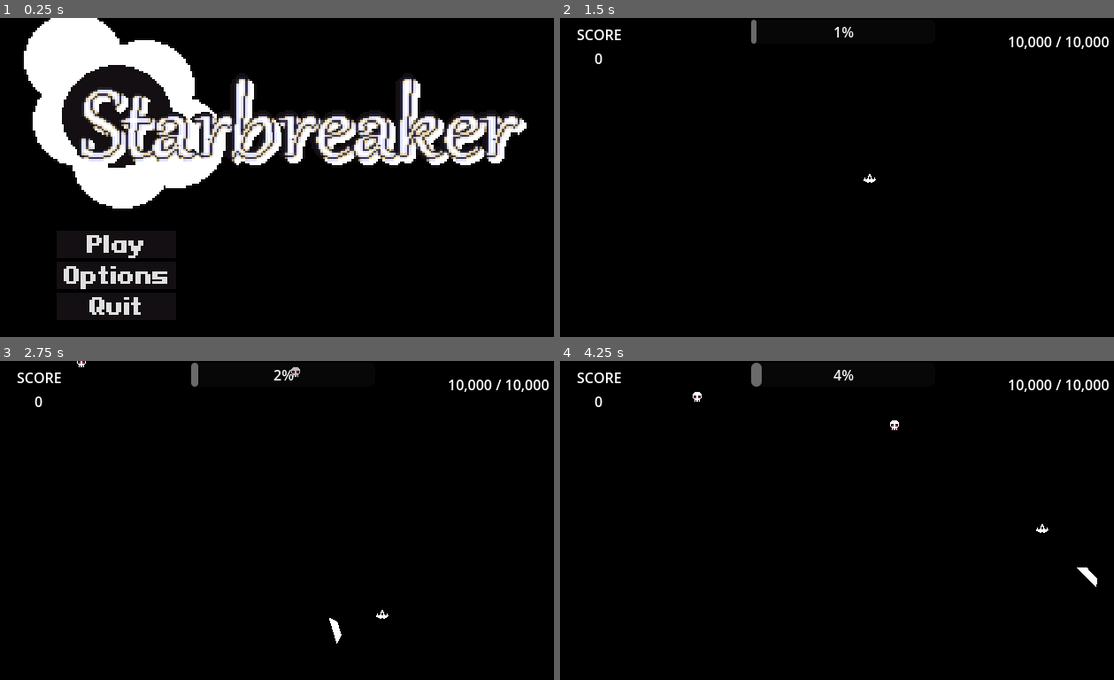
Above: before the commit, frames 1-4 (two rows, left to right).
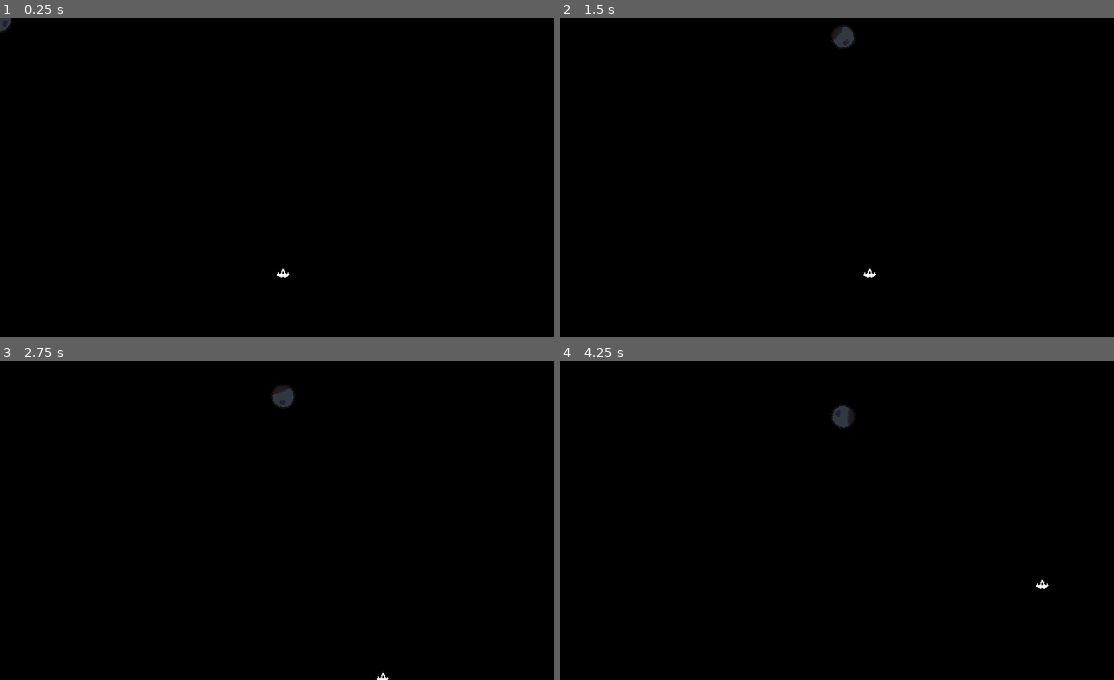
Above: after the commit, the same moments.

Repository: Middoyu/Starbreaker
Game: Godot game, scene res://Game Folder/main_manager.tscn
Same seed, same stepped clock (60 frames per second), same inputs: the game is played once before the commit and once after it. Sound files missing from this copy of the repository are replaced by a short silence.
Inputs (mouse positions are in pixels of both pictures, inside the frame that each line leads up to):
- Up to frame 1 (0.25 s): no input
- Up to frame 2 (1.5 s): click (676, 244) at 0.5 s, where only the run before the commit has a clickable "Play"; tap Enter (ui_accept) at 1.25 s; move the mouse to (969, 161) at 1.27 s; hold Right (ui_right) from 1.28 s (still down); tap C (breaker) at 1.35 s
- Up to frame 3 (2.75 s): tap Enter (ui_accept) at 1.52, 2.27 s; move the mouse to (171, 536) at 2.02 s; release Right (ui_right) at 2.03 s; hold Down (ui_down) from 2.03 s (still down); click (171, 536) at 2.1 s
- Up to frame 4 (4.25 s): move the mouse to (897, 450) at 2.77 s; release Down (ui_down) at 2.78 s; hold Right (ui_right) 2.78-3.53 s; right-click (897, 450) at 2.85 s; move the mouse to (814, 584) at 3.52 s; hold Up (ui_up) from 3.53 s (still down); tap E (utility) at 3.6 s; tap Enter (ui_accept) at 3.77 s

The runs differ from the first frame. In frame 1, 21% of the frame differs, in the area x 0-96%, y 0-94%; in frame 2, 0.8%; in frame 3, 1.0%; in frame 4, 1.1%.
Error in both runs: Invalid call. Nonexistent function 'action' in base 'Node (Player.tscn::GDScript_0bcgs)'. (res://Game)

Commit message:
0.0.35
- Conversion to Godot 4.3
- Added Gas Comets
- Added Music
- Updates to "Databox" code.

Diff:
--- a/Game Folder/game_assets/Enemies/Tres-2B/Skele-Shot/enemy.tscn
+++ b/Game Folder/game_assets/Enemies/Tres-2B/Skele-Shot/enemy.tscn
@@ -1,10 +1,10 @@
 [gd_scene load_steps=133 format=3 uid="uid://dfepk5fmqyutd"]
 
-[ext_resource type="Texture2D" uid="uid://cqexw4iganr5g" path="res://Game Folder/game_assets/Enemies/Tres-2B/Skele-Shot/default.png" id="1_0ue7q"]
+[ext_resource type="Texture2D" uid="uid://cqexw4iganr5g" path="res://Game Folder/game_assets/Enemies/Tres-2B/Skele-Shot/Sprites/default.png" id="1_0ue7q"]
 [ext_resource type="Script" path="res://Game Folder/game_components/collision_component/Databox/databox.gd" id="2_7osdy"]
 [ext_resource type="PackedScene" uid="uid://c0qsib2m70nmv" path="res://Game Folder/game_components/entity_components/State Machine/stagemachine_parent.tscn" id="2_lgqps"]
 [ext_resource type="Texture2D" uid="uid://dbbqmmjmjk5an" path="res://Game Folder/game_assets/Enemies/Tres-2B/Skele-Shot/Sprites/enemydeath1.png" id="2_mn2tl"]
-[ext_resource type="Texture2D" uid="uid://dl5sswr4mja0" path="res://Game Folder/game_assets/Enemies/Tres-2B/Skele-Shot/hit.png" id="2_vrino"]
+[ext_resource type="Texture2D" uid="uid://dl5sswr4mja0" path="res://Game Folder/game_assets/Enemies/Tres-2B/Skele-Shot/Sprites/hit.png" id="2_vrino"]
 
 [sub_resource type="GDScript" id="GDScript_vvde2"]
 script/source = "extends Enemy
--- a/Game Folder/game_assets/Menus/MainMenu/BASE/mainmenu.tscn
+++ b/Game Folder/game_assets/Menus/MainMenu/BASE/mainmenu.tscn
@@ -9,7 +9,6 @@
 script/source = "extends Node2D
 @onready var main_menu = $MainMenu
 @onready var options_menu = $Options
-
 
 
 func play_pressed() -> void:
--- a/Game Folder/game_assets/Player/Main/Player.tscn
+++ b/Game Folder/game_assets/Player/Main/Player.tscn
@@ -1012,7 +1012,7 @@
 [sub_resource type="GDScript" id="GDScript_4ckef"]
 resource_name = "primaryweaponscript"
 script/source = "extends WeaponBase
-@export var firerate := 0.1
+@export var firerate := 0.08
 @onready var bullet_pos = 1
 @export var right_pos = Vector2(5.5, -0.6)
 @export var left_pos = Vector2(-5.5, -0.6)
@@ -1047,9 +1047,6 @@
 			bullet_pos = 1
 
 func effects():
-	if is_instance_valid(global.camera):
-		var camera = global.camera as juicycamera_component
-		camera.shake(1)
 	firing_sfx.play()
 "
 
@@ -1057,7 +1054,6 @@
 random_pitch = 1.1
 streams_count = 1
 stream_0/stream = ExtResource("5_f5jtw")
-stream_0/weight = 1.0
 
 [sub_resource type="GDScript" id="GDScript_ld5h1"]
 resource_name = "secondaries"
--- a/Game Folder/game_assets/Player/Primary/Base/testbullet.tscn
+++ b/Game Folder/game_assets/Player/Primary/Base/testbullet.tscn
@@ -25,7 +25,7 @@
 
 [sub_resource type="Animation" id="Animation_se65j"]
 resource_name = "spawn-anim"
-length = 0.2
+length = 0.1
 step = 0.05
 tracks/0/type = "value"
 tracks/0/imported = false
@@ -34,7 +34,7 @@
 tracks/0/interp = 1
 tracks/0/loop_wrap = true
 tracks/0/keys = {
-"times": PackedFloat32Array(0, 0.1, 0.2),
+"times": PackedFloat32Array(0, 0.05, 0.1),
 "transitions": PackedFloat32Array(1, 1, 1),
 "update": 0,
 "values": [Vector2(0, 0), Vector2(1.3, 1.3), Vector2(1, 1)]
--- a/Game Folder/game_assets/Stages/0 - ProtoZone/ProtoZone.tscn
+++ b/Game Folder/game_assets/Stages/0 - ProtoZone/ProtoZone.tscn
@@ -1,6 +1,6 @@
 [gd_scene load_steps=11 format=3 uid="uid://dkvxr10sg8n2a"]
 
-[ext_resource type="AudioStream" uid="uid://ccg5a62soyu8i" path="res://Game Folder/game_assets/Stages/0 - ProtoZone/MUSIC/protozone_theme.wav" id="1_dwpjp"]
+[ext_resource type="AudioStream" uid="uid://ccg5a62soyu8i" path="res://Game Folder/game_assets/Stages/0 - ProtoZone/Music/protozone_theme.wav" id="1_dwpjp"]
 [ext_resource type="PackedScene" uid="uid://cr5lkcdqqb78g" path="res://Game Folder/game_components/camera_component/Camera/camera_base.tscn" id="1_qus8j"]
 [ext_resource type="PackedScene" uid="uid://dju5f2wa2fucv" path="res://Game Folder/game_assets/Player/Main/Player.tscn" id="3_4psp2"]
 [ext_resource type="PackedScene" uid="uid://5lh8eipbj0c6" path="res://Game Folder/game_assets/Player/HUD/hud.tscn" id="5_n4xl8"]
@@ -161,4 +161,6 @@
 
 [node name="Audio" type="AudioStreamPlayer" parent="."]
 
+[node name="AudioStreamPlayer" type="AudioStreamPlayer" parent="."]
+
 [editable path="HUD"]
--- a/Game Folder/game_assets/Stages/00 - BASE/base_stage_script.gd
+++ b/Game Folder/game_assets/Stages/00 - BASE/base_stage_script.gd
@@ -5,8 +5,10 @@
 const WALL_COLLISIONS = preload("res://Game Folder/game_assets/Stages/00 - BASE/lvl_manager/walls/wall_collisions.tscn")
 
 # Music variables
-@export var music_WAV : AudioStreamWAV
+@export var default_music_WAV : AudioStreamWAV
+@export var hardmode_music_WAV : AudioStreamWAV
 @onready var music_player = AudioStreamPlayer.new()
+var audio_time = null
 
 # Enemy spawner variables
 @export var enemy_list : Dictionary = {
@@ -20,6 +22,8 @@
 # Boss Variables
 var is_boss_active = false
 
+@export var player_starting_position := Vector2.ZERO
+
 func add_wall_collision():
 	var i = WALL_COLLISIONS.instantiate()
 	add_child(i)
@@ -28,9 +32,13 @@
 	var i = LVL_MANAGER
 	i.instantiate()
 	global.current_stage = self
-	mainloop_setup()
 	music_setup()
 	add_wall_collision()
+	global.player.global_position = player_starting_position
+
+func _process(delta: float) -> void:
+	if is_instance_valid(default_music_WAV):
+		audio_time = music_player.get_playback_position()
 
 func mainloop_setup():
 	add_child(enemy_spawn_timer)
@@ -60,10 +68,14 @@
 
 	add_child(enemy_int)
 
+func sync_music():
+	if audio_time != null:
+		audio_time = round(audio_time * 10) / 10
+
 func music_setup():
-	if is_instance_valid(music_WAV):
+	if is_instance_valid(default_music_WAV):
 		add_child(music_player)
-		music_player.stream = music_WAV
+		music_player.stream = default_music_WAV
 		music_player.volume_db = -14
 		music_player.reparent(global.main_manager)
 		global.music_player = music_player
--- /dev/null
+++ b/Game Folder/game_assets/Stages/01 - Tres-2B/Obstacles/Gas Comets/Base/Gas Comets.tscn
@@ -0,0 +1,113 @@
+[gd_scene load_steps=7 format=3 uid="uid://tmv7qtq62kb6"]
+
+[ext_resource type="Script" path="res://Game Folder/game_components/collision_component/Databox/databox.gd" id="1_343ls"]
+[ext_resource type="Texture2D" uid="uid://fll005ijx1el" path="res://Game Folder/game_assets/Stages/01 - Tres-2B/Obstacles/Sprites/comet.png" id="2_0ja1j"]
+
+[sub_resource type="GDScript" id="GDScript_torgt"]
+resource_name = "cometscript"
+script/source = "extends Entity
+@onready var sprite: Sprite2D = $Placeholder_Sprite
+@onready var gas_hitbox: Databox = $Gas/GasHitbox
+@onready var hurtbox: Databox = $Hurtbox
+@onready var gas: GPUParticles2D = $Gas
+
+@export var fall_speed = 15
+@export var gas_duration = 3.5
+@export var target = null
+@export var sprite_rotation_amount = 5.5
+@onready var player_x_position : float = 0.0
+
+func _ready() -> void:
+	await get_tree().create_timer(0.4).timeout
+	get_player_y()
+
+
+func rotate_sprite(delta):
+	sprite.rotate(sprite_rotation_amount * delta)
+
+func get_player_y():
+	if global.player:
+		target = global.player
+		player_x_position = target.global_position.x
+		global_position.x = player_x_position
+	else:
+		global_position.x = get_global_mouse_position().x
+
+func _physics_process(delta: float) -> void:
+	rotate_sprite(delta)
+	global_position.y += fall_speed * delta
+
+
+func pteam_hurtbox_entered(area: Databox) -> void:
+	area.take_damage(gas_hitbox)
+	gas_hitbox.is_disabled = true
+	await get_tree().create_timer(0.08, true, true, false).timeout
+	gas_hitbox.is_disabled = false
+func eteam_hurtbox_entered(area: Databox) -> void:
+	area.take_damage(gas_hitbox)
+	gas_hitbox.is_disabled = true
+	await get_tree().create_timer(0.08, true, true, false).timeout
+	gas_hitbox.is_disabled = false
+
+func on_parent_death(colliding_hitbox: Variant, damage_taken: Variant) -> void:
+	hurtbox.is_disabled = true
+	sprite.hide()
+	gas_hitbox.is_disabled = false
+	gas.emitting = true
+	fall_speed = 0
+"
+
+[sub_resource type="CircleShape2D" id="CircleShape2D_ime8v"]
+radius = 15.0
+
+[sub_resource type="ParticleProcessMaterial" id="ParticleProcessMaterial_k6y62"]
+particle_flag_disable_z = true
+emission_shape_scale = Vector3(32, 32, 1)
+emission_shape = 1
+emission_sphere_radius = 1.0
+gravity = Vector3(0, -1, 0)
+color = Color(1, 1, 0, 0.588235)
+
+[sub_resource type="CircleShape2D" id="CircleShape2D_kooud"]
+radius = 25.0
+
+[node name="Gas Comet" type="CharacterBody2D"]
+motion_mode = 1
+script = SubResource("GDScript_torgt")
+
+[node name="Hurtbox" type="Area2D" parent="." node_paths=PackedStringArray("parent")]
+script = ExtResource("1_343ls")
+parent = NodePath("..")
+team_affiliation = "EnemyTeam"
+databox_type = "Hurtbox"
+max_health = 500
+recieves_knockback = false
+is_knockback_forced_upwards = false
+
+[node name="Collision" type="CollisionShape2D" parent="Hurtbox"]
+shape = SubResource("CircleShape2D_ime8v")
+
+[node name="Placeholder_Sprite" type="Sprite2D" parent="."]
+texture = ExtResource("2_0ja1j")
+
+[node name="Gas" type="GPUParticles2D" parent="."]
+emitting = false
+amount = 500
+process_material = SubResource("ParticleProcessMaterial_k6y62")
+lifetime = 0.08
+fixed_fps = 60
+interp_to_end = 1.0
+
+[node name="GasHitbox" type="Area2D" parent="Gas" node_paths=PackedStringArray("parent")]
+script = ExtResource("1_343ls")
+parent = NodePath("../..")
+is_disabled = true
+damage = 5.0
+knockback_stun_duration = 0.1
+
+[node name="Collision" type="CollisionShape2D" parent="Gas/GasHitbox"]
+shape = SubResource("CircleShape2D_kooud")
+
+[connection signal="on_parent_death" from="Hurtbox" to="." method="on_parent_death"]
+[connection signal="EnemyTeamHurtbox_entered" from="Gas/GasHitbox" to="." method="eteam_hurtbox_entered"]
+[connection signal="PlayerTeamHurtbox_entered" from="Gas/GasHitbox" to="." method="pteam_hurtbox_entered"]
--- /dev/null
+++ b/Game Folder/game_assets/Stages/01 - Tres-2B/Tres-2B.tscn
@@ -0,0 +1,65 @@
+[gd_scene load_steps=6 format=3 uid="uid://k0rog1tlg78y"]
+
+[ext_resource type="PackedScene" uid="uid://cr5lkcdqqb78g" path="res://Game Folder/game_components/camera_component/Camera/camera_base.tscn" id="1_3cjne"]
+[ext_resource type="AudioStream" uid="uid://bdu0sxw8iwlpk" path="res://Game Folder/game_assets/Stages/01 - Tres-2B/Music/Trestuby.wav" id="1_4se7a"]
+[ext_resource type="PackedScene" uid="uid://dju5f2wa2fucv" path="res://Game Folder/game_assets/Player/Main/Player.tscn" id="2_8fgom"]
+[ext_resource type="PackedScene" uid="uid://tmv7qtq62kb6" path="res://Game Folder/game_assets/Stages/01 - Tres-2B/Obstacles/Gas Comets/Base/Gas Comets.tscn" id="4_661ew"]
+
+[sub_resource type="GDScript" id="GDScript_sy80a"]
+script/source = "extends StageBase
+
+# Indicates whether enemies are currently spawning
+var is_spawning = true
+
+# Handles the spawning of enemies based on the provided pattern
+func spawn_enemies_pattern(pattern: int) -> void:
+	# Set is_spawning to false to prevent immediate respawning
+	is_spawning = false
+
+	match pattern:
+		0:
+			# Spawn enemies at a specific position with a given scene
+			spawn_enemies(\"res://Game Folder/game_assets/Enemies/Tres-2B/Skele-Shot/enemy.tscn\", Vector2(174, 78))
+
+	# Wait for 0.15 seconds before allowing spawning again
+	await get_tree().create_timer(0.15, true, true, false).timeout
+
+	# Re-enable spawning
+	is_spawning = true
+
+# Called every physics frame
+func _physics_process(delta: float) -> void:
+	sync_music()
+
+# Syncs music timing with enemy spawning
+func sync_music() -> void:
+	super()
+
+	if is_spawning:
+		match audio_time:
+			2.6:
+				spawn_enemies_pattern(0)
+			5.2:
+				spawn_enemies_pattern(0)
+	else:
+		# No action needed when not spawning
+		pass
+"
+
+[node name="Tres-2b" type="Node2D"]
+script = SubResource("GDScript_sy80a")
+default_music_WAV = ExtResource("1_4se7a")
+player_starting_position = Vector2(320, 288)
+
+[node name="Player" parent="." instance=ExtResource("2_8fgom")]
+
+[node name="Camera" parent="." instance=ExtResource("1_3cjne")]
+position = Vector2(320, 181)
+limit_left = -25
+limit_top = -45
+limit_right = 660
+limit_bottom = 380
+position_smoothing_speed = 109.5
+initial_zoom_value = 1.0
+
+[node name="Gas Comet" parent="." instance=ExtResource("4_661ew")]
--- a/Game Folder/game_components/collision_component/Databox/databox.gd
+++ b/Game Folder/game_components/collision_component/Databox/databox.gd
@@ -128,9 +128,11 @@
 	if !parent.has_method("on_parent_death"):
 		push_error(str(parent.name) + " didn't have a method called on_parent_death")
 	if health <= 0:
-		parent.call("on_parent_death", colliding_hitbox, damage_taken)
+		if parent.has_method("on_parent_death"):
+			parent.call("on_parent_death", colliding_hitbox, damage_taken)
 	else:
-		parent.call("on_parent_hit", colliding_hitbox, damage_taken)
+		if parent.has_method("on_parent_hit"):
+			parent.call("on_parent_hit", colliding_hitbox, damage_taken)
 #region Knockback Reactions
 # Higher knockback amounts and lower stun duration results in a snappier knockback effect.
 # Lower knockback amounts and higher stun durations are good a long knockback effect.
--- a/Game Folder/main_manager.tscn
+++ b/Game Folder/main_manager.tscn
@@ -3,13 +3,12 @@
 [sub_resource type="GDScript" id="GDScript_essvl"]
 resource_name = "mainscene_manager"
 script/source = "extends Node
-const UPGRADE_UI = preload(\"res://Game Folder/game_assets/Player/HUD/UpgradeHUD/upgrade_ui.tscn\")
 const MAINMENU = preload(\"res://Game Folder/game_assets/Menus/MainMenu/BASE/mainmenu.tscn\")
 const GAMEOVER = preload(\"res://Game Folder/game_assets/Menus/MainMenu/GameOver/BASE/GameOver.tscn\")
 
 func _ready():
 	global.main_manager = self
-	add_level(\"res://Game Folder/game_assets/Menus/MainMenu/BASE/mainmenu.tscn\")
+	add_level(\"res://Game Folder/game_assets/Stages/01 - Tres-2B/Tres-2B.tscn\")
 
 func add_level(path := \"res://Game Folder/game_assets/Stages/0 - ProtoZone/ProtoZone.tscn\"):
 	var i = load(path) as PackedScene
@@ -23,10 +22,6 @@
 	var go_menu = GAMEOVER.instantiate()
 	add_child(go_menu)
 
-func display_upgrade_UI():
-	var upgrade_ui_int = UPGRADE_UI.instantiate()
-	add_child(upgrade_ui_int)
-
 func pause(node : Node2D):
 	node.process_mode = Node.PROCESS_MODE_DISABLED
 
--- a/project.godot
+++ b/project.godot
@@ -13,7 +13,7 @@
 config/name="STARBREAKER"
 config/tags=PackedStringArray("starbreaker")
 run/main_scene="res://Game Folder/main_manager.tscn"
-config/features=PackedStringArray("4.2", "GL Compatibility")
+config/features=PackedStringArray("4.3", "GL Compatibility")
 boot_splash/show_image=false
 boot_splash/use_filter=false
 
@@ -76,42 +76,42 @@
 
 ui_accept={
 "deadzone": 0.5,
-"events": [Object(InputEventKey,"resource_local_to_scene":fa …(174 unchanged characters)… l_keycode":0,"key_label":0,"unicode":0,"echo":false,"script":null)
-, Object(InputEventKey,"resource_local_to_scene":false,"reso …(165 unchanged characters)… l_keycode":0,"key_label":0,"unicode":0,"echo":false,"script":null)
-, Object(InputEventKey,"resource_local_to_scene":false,"resource_name":"","device":0,"window_id":0,"alt_pressed":false,"shift_pressed":false,"ctrl_pressed":false,"meta_pressed":false,"pressed":false,"keycode":32,"physical_keycode":0,"key_label":0,"unicode":32,"echo":false,"script":null)
+"events": [Object(InputEventKey,"resource_local_to_scene":fa …(174 unchanged characters)… l_keycode":0,"key_label":0,"unicode":0,"location":0,"echo":false,"script":null)
+, Object(InputEventKey,"resource_local_to_scene":false,"reso …(165 unchanged characters)… l_keycode":0,"key_label":0,"unicode":0,"location":0,"echo":false,"script":null)
+, Object(InputEventKey,"resource_local_to_scene":false,"resource_name":"","device":0,"window_id":0,"alt_pressed":false,"shift_pressed":false,"ctrl_pressed":false,"meta_pressed":false,"pressed":false,"keycode":32,"physical_keycode":0,"key_label":0,"unicode":32,"location":0,"echo":false,"script":null)
 , Object(InputEventJoypadButton,"resource_local_to_scene":false,"resource_name":"","device":-1,"button_index":6,"pressure":0.0,"pressed":true,"script":null)
 ]
 }
 ui_left={
 "deadzone": 0.5,
-"events": [Object(InputEventKey,"resource_local_to_scene":fa …(174 unchanged characters)… l_keycode":0,"key_label":0,"unicode":0,"echo":false,"script":null)
+"events": [Object(InputEventKey,"resource_local_to_scene":fa …(174 unchanged characters)… l_keycode":0,"key_label":0,"unicode":0,"location":0,"echo":false,"script":null)
 , Object(InputEventJoypadButton,"resource_local_to_scene":false,"resource_name":"","device":0,"button_index":13,"pressure":0.0,"pressed":false,"script":null)
 , Object(InputEventJoypadMotion,"resource_local_to_scene":false,"resource_name":"","device":0,"axis":0,"axis_value":-1.0,"script":null)
-, Object(InputEventKey,"resource_local_to_scene":false,"reso …(162 unchanged characters)… keycode":65,"key_label":0,"unicode":97,"echo":false,"script":null)
+, Object(InputEventKey,"resource_local_to_scene":false,"reso …(162 unchanged characters)… keycode":65,"key_label":0,"unicode":97,"location":0,"echo":false,"script":null)
 ]
 }
 ui_right={
 "deadzone": 0.5,
-"events": [Object(InputEventKey,"resource_local_to_scene":fa …(174 unchanged characters)… l_keycode":0,"key_label":0,"unicode":0,"echo":false,"script":null)
+"events": [Object(InputEventKey,"resource_local_to_scene":fa …(174 unchanged characters)… l_keycode":0,"key_label":0,"unicode":0,"location":0,"echo":false,"script":null)
 , Object(InputEventJoypadButton,"resource_local_to_scene":false,"resource_name":"","device":0,"button_index":14,"pressure":0.0,"pressed":false,"script":null)
 , Object(InputEventJoypadMotion,"resource_local_to_scene":false,"resource_name":"","device":0,"axis":0,"axis_value":1.0,"script":null)
-, Object(InputEventKey,"resource_local_to_scene":false,"reso …(163 unchanged characters)… eycode":68,"key_label":0,"unicode":100,"echo":false,"script":null)
+, Object(InputEventKey,"resource_local_to_scene":false,"reso …(163 unchanged characters)… eycode":68,"key_label":0,"unicode":100,"location":0,"echo":false,"script":null)
 ]
 }
 ui_up={
 "deadzone": 0.5,
-"events": [Object(InputEventKey,"resource_local_to_scene":fa …(174 unchanged characters)… l_keycode":0,"key_label":0,"unicode":0,"echo":false,"script":null)
+"events": [Object(InputEventKey,"resource_local_to_scene":fa …(174 unchanged characters)… l_keycode":0,"key_label":0,"unicode":0,"location":0,"echo":false,"script":null)
 , Object(InputEventJoypadButton,"resource_local_to_scene":false,"resource_name":"","device":0,"button_index":11,"pressure":0.0,"pressed":false,"script":null)
 , Object(InputEventJoypadMotion,"resource_local_to_scene":false,"resource_name":"","device":0,"axis":1,"axis_value":-1.0,"script":null)
-, Object(InputEventKey,"resource_local_to_scene":false,"reso …(163 unchanged characters)… eycode":87,"key_label":0,"unicode":119,"echo":false,"script":null)
+, Object(InputEventKey,"resource_local_to_scene":false,"reso …(163 unchanged characters)… eycode":87,"key_label":0,"unicode":119,"location":0,"echo":false,"script":null)
 ]
 }
 ui_down={
 "deadzone": 0.5,
-"events": [Object(InputEventKey,"resource_local_to_scene":fa …(174 unchanged characters)… l_keycode":0,"key_label":0,"unicode":0,"echo":false,"script":null)
+"events": [Object(InputEventKey,"resource_local_to_scene":fa …(174 unchanged characters)… l_keycode":0,"key_label":0,"unicode":0,"location":0,"echo":false,"script":null)
 , Object(InputEventJoypadButton,"resource_local_to_scene":false,"resource_name":"","device":0,"button_index":12,"pressure":0.0,"pressed":false,"script":null)
 , Object(InputEventJoypadMotion,"resource_local_to_scene":false,"resource_name":"","device":0,"axis":1,"axis_value":1.0,"script":null)
-, Object(InputEventKey,"resource_local_to_scene":false,"reso …(163 unchanged characters)… eycode":83,"key_label":0,"unicode":115,"echo":false,"script":null)
+, Object(InputEventKey,"resource_local_to_scene":false,"reso …(163 unchanged characters)… eycode":83,"key_label":0,"unicode":115,"location":0,"echo":false,"script":null)
 ]
 }
 primary={
@@ -129,13 +129,13 @@
 }
 utility={
 "deadzone": 0.5,
-"events": [Object(InputEventKey,"resource_local_to_scene":fa …(172 unchanged characters)… eycode":69,"key_label":0,"unicode":101,"echo":false,"script":null)
+"events": [Object(InputEventKey,"resource_local_to_scene":fa …(172 unchanged characters)… eycode":69,"key_label":0,"unicode":101,"location":0,"echo":false,"script":null)
 , Object(InputEventJoypadButton,"resource_local_to_scene":false,"resource_name":"","device":-1,"button_index":3,"pressure":0.0,"pressed":false,"script":null)
 ]
 }
 breaker={
 "deadzone": 0.5,
-"events": [Object(InputEventKey,"resource_local_to_scene":fa …(171 unchanged characters)… keycode":67,"key_label":0,"unicode":99,"echo":false,"script":null)
+"events": [Object(InputEventKey,"resource_local_to_scene":fa …(171 unchanged characters)… keycode":67,"key_label":0,"unicode":99,"location":0,"echo":false,"script":null)
 , Object(InputEventJoypadButton,"resource_local_to_scene":false,"resource_name":"","device":-1,"button_index":1,"pressure":0.0,"pressed":false,"script":null)
 ]
 }
@@ -156,7 +156,7 @@
 }
 quit={
 "deadzone": 0.5,
-"events": [Object(InputEventKey,"resource_local_to_scene":fa …(175 unchanged characters)… ode":4194305,"key_label":0,"unicode":0,"echo":false,"script":null)
+"events": [Object(InputEventKey,"resource_local_to_scene":fa …(175 unchanged characters)… ode":4194305,"key_label":0,"unicode":0,"location":0,"echo":false,"script":null)
 ]
 }
 debug_end={
@@ -166,7 +166,7 @@
 }
 movement_util={
 "deadzone": 0.5,
-"events": [Object(InputEventKey,"resource_local_to_scene":fa …(175 unchanged characters)… ode":4194325,"key_label":0,"unicode":0,"echo":false,"script":null)
+"events": [Object(InputEventKey,"resource_local_to_scene":fa …(175 unchanged characters)… ode":4194325,"key_label":0,"unicode":0,"location":0,"echo":false,"script":null)
 ]
 }
 rstick_left={
@@ -191,7 +191,7 @@
 }
 ctrl={
 "deadzone": 0.5,
-"events": [Object(InputEventKey,"resource_local_to_scene":fa …(175 unchanged characters)… ode":4194326,"key_label":0,"unicode":0,"echo":false,"script":null)
+"events": [Object(InputEventKey,"resource_local_to_scene":fa …(175 unchanged characters)… ode":4194326,"key_label":0,"unicode":0,"location":0,"echo":false,"script":null)
 ]
 }
 
Renamed: Game Folder/game_assets/Enemies/Tres-2B/Skele-Shot/default.png -> Game Folder/game_assets/Enemies/Tres-2B/Skele-Shot/Sprites/default.png
Not shown, added: Game Folder/game_assets/Enemies/Tres-2B/Skele-Shot/Sprites/default.png.import
Renamed: Game Folder/game_assets/Enemies/Tres-2B/Skele-Shot/hit.png -> Game Folder/game_assets/Enemies/Tres-2B/Skele-Shot/Sprites/hit.png
Not shown, added: Game Folder/game_assets/Enemies/Tres-2B/Skele-Shot/Sprites/hit.png.import
Not shown, removed: Game Folder/game_assets/Enemies/Tres-2B/Skele-Shot/default.png.import
Not shown, removed: Game Folder/game_assets/Enemies/Tres-2B/Skele-Shot/hit.png.import
Not shown, changed: Game Folder/game_assets/Stages/0 - ProtoZone/MUSIC/protozone_theme.wav.import
Not shown, added: Game Folder/game_assets/Stages/01 - Tres-2B/Music/Trestuby.wav.import
Binary file added: Game Folder/game_assets/Stages/01 - Tres-2B/Obstacles/Sprites/comet.png
Not shown, added: Game Folder/game_assets/Stages/01 - Tres-2B/Obstacles/Sprites/comet.png.import
Not shown, added: Game Folder/game_assets/Stages/01 - Tres-2B/Music/Trestuby.wav
